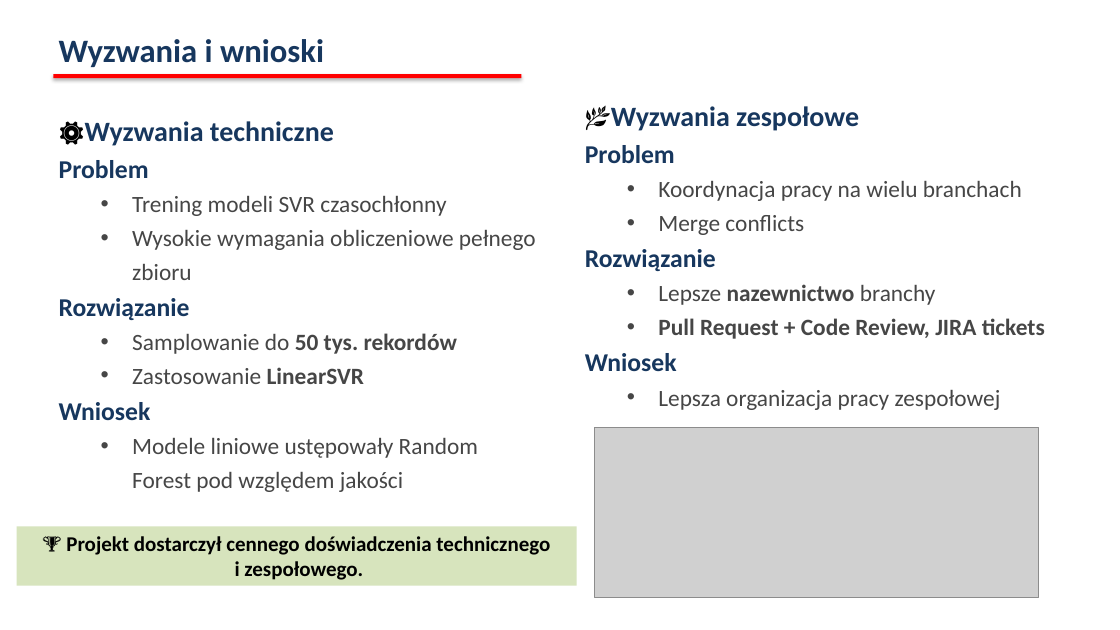
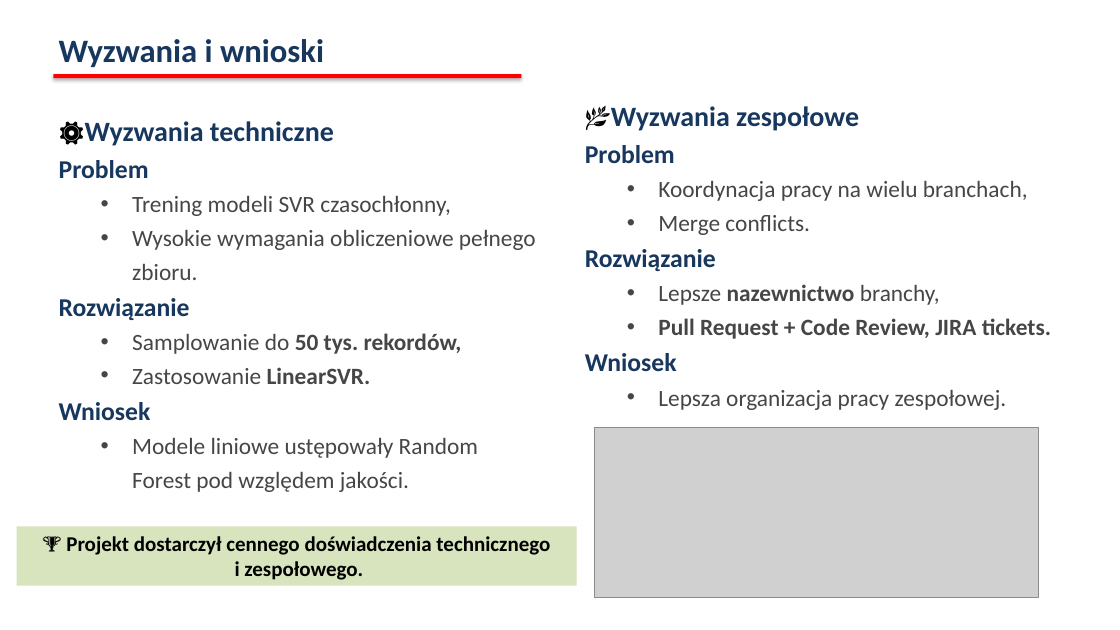
Before and after one commit to infoshareacademy/jdszr24-grupa-1, a slide deck: slide 7 of presentation/Rossmann_presentation.pptx. Drawn at 1120x630 pixels with LibreOffice and Linux fonts; fonts in the diff are those of the drawing; grey boxes stand for pictures. Boxes give left, top, right and bottom in pixels: in the first picture for what was removed or moved away, otherwise in the second. Text is boxed around its words. In the diff, an @@ line names an element or a change of style, - is before the commit and + after.

Commit message:
presentation_final

```diff
--- a/presentation/Rossmann_presentation.pptx
+++ b/presentation/Rossmann_presentation.pptx
@@ text at (132, 196, 536, 280): text changed @@
-  • Trening modeli SVR czasochłonny
-  • Wysokie wymagania obliczeniowe pełnego
-    zbioru
+  • Trening modeli SVR czasochłonny,
+  • Wysokie wymagania obliczeniowe pełnego
+    zbioru.
@@ text at (658, 181, 1028, 235): text changed @@
-  • Koordynacja pracy na wielu branchach
-  • Merge conflicts
+  • Koordynacja pracy na wielu branchach,
+  • Merge conflicts.
@@ text at (658, 284, 1051, 339): text changed @@
-  • Lepsze nazewnictwo branchy
-  • Pull Request + Code Review, JIRA tickets
+  • Lepsze nazewnictwo branchy,
+  • Pull Request + Code Review, JIRA tickets.
@@ text at (132, 333, 462, 384): text changed @@
-  • Samplowanie do 50 tys. rekordów
-  • Zastosowanie LinearSVR
+  • Samplowanie do 50 tys. rekordów,
+  • Zastosowanie LinearSVR.
@@ text at (658, 390, 1007, 410): text changed @@
-  • Lepsza organizacja pracy zespołowej
+  • Lepsza organizacja pracy zespołowej.
@@ text at (132, 438, 478, 492): text changed @@
-  • Modele liniowe ustępowały Random
-    Forest pod względem jakości
+  • Modele liniowe ustępowały Random
+    Forest pod względem jakości.
```
Also in this commit, not shown: 8 other slides changed, 1 slide added, 1 other file.
